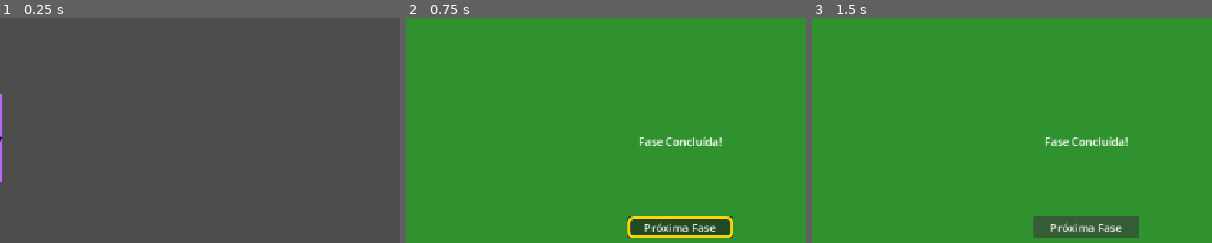
Above: before the commit, frames 1-3 (left to right).
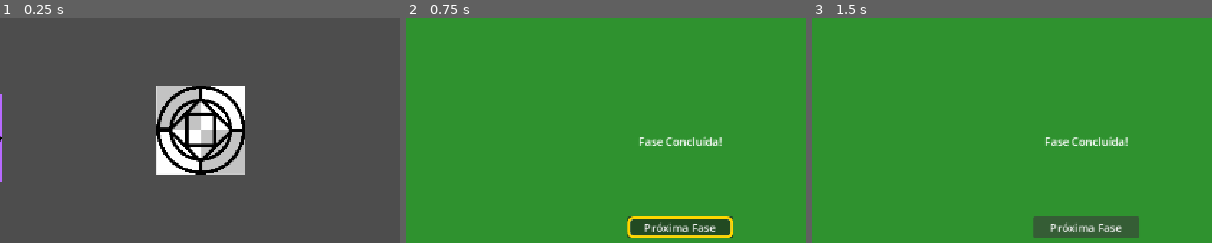
Above: after the commit, the same moments.

Repository: Equipe-Plasma/Switch-Shadow
Game: Godot game, scene res://fase/fase 8/fase_8.tscn
Same seed, same stepped clock (60 frames per second), same inputs: the game is played once before the commit and once after it. This scene is started directly instead of the project's main scene. The engine's default icon, where the game draws it, is replaced by a stand-in: a white triangle on a blue panel in a dark square.
Inputs:
- Up to frame 1 (0.25 s): no input
- Up to frame 2 (0.75 s): tap Enter (proxima_fase) at 0.5 s; hold D (mover_direita) from 0.53 s (still down); hold Enter (proxima_fase) from 0.53 s (still down)
- Up to frame 3 (1.5 s): release D (mover_direita) at 1.25 s; release Enter (proxima_fase) at 1.25 s; click "Próxima Fase" at 1.25 s
The pictures show only the part of the screen within x 16-66%, y 23-73%; the shares and areas given below are measured in that part.

The runs differ from the first frame. In frame 1, 8.5% of the frame differs, in the area x 39-62%, y 30-70%; in frame 2, nothing differs; in frame 3, nothing differs.

Commit message:
parede anti troca adicionado

Diff:
--- a/editor/mecanica/botao_pressao/botao_pressao.tscn
+++ b/editor/mecanica/botao_pressao/botao_pressao.tscn
@@ -1,7 +1,7 @@
 [gd_scene format=3 uid="uid://wup3oocdjljp"]
 
 [ext_resource type="Script" uid="uid://pvfxwwsgony0" path="res://editor/mecanica/botao_pressao/botao_pressao.gd" id="1_4r8hv"]
-[ext_resource type="Texture2D" uid="uid://cyyx32eujjx7a" path="res://assets/outros/Buttons Games Button Illustration, Ui, Buttons, Cartoonic PNG and Vector with Transparent Background for Free Download.jpg" id="2_dlfof"]
+[ext_resource type="Texture2D" uid="uid://cyyx32eujjx7a" path="res://assets/outros/temp_botao.jpg" id="2_dlfof"]
 
 [sub_resource type="RectangleShape2D" id="RectangleShape2D_g4v7s"]
 size = Vector2(200, 72)
--- /dev/null
+++ b/editor/paredes/parede_anti_troca/parede_anti_troca.gd
@@ -0,0 +1,57 @@
+@tool
+extends StaticBody2D
+
+@export var tamanho: Vector2 = Vector2(128, 128):
+	set(valor):
+		tamanho = Vector2(
+			maxf(valor.x, 16.0),
+			maxf(valor.y, 16.0)
+		)
+		atualizar_parede()
+
+@onready var textura: TextureRect = $Textura
+@onready var colisao: CollisionShape2D = $CollisionShape2D
+# Pega a Area2D filha que criamos para detectar a troca
+@onready var area_deteccao: Area2D = $AreaDeteccao
+@onready var colisao_area: CollisionShape2D = $AreaDeteccao/CollisionShape2D
+
+func _ready() -> void:
+	if not is_in_group("paredes_anti_troca"):
+		add_to_group("paredes_anti_troca")
+
+	# Configura o shape físico principal
+	if colisao.shape == null:
+		colisao.shape = RectangleShape2D.new()
+	else:
+		colisao.shape = colisao.shape.duplicate()
+
+	# Configura o shape da Area2D interna para usar o overlaps_body depois
+	if colisao_area.shape == null:
+		colisao_area.shape = RectangleShape2D.new()
+	else:
+		colisao_area.shape = colisao_area.shape.duplicate()
+
+	atualizar_parede()
+
+func atualizar_parede() -> void:
+	if not is_node_ready():
+		return
+
+	# Ajusta a textura
+	if textura:
+		textura.position = -tamanho / 2.0
+		textura.size = tamanho
+		textura.stretch_mode = TextureRect.STRETCH_TILE
+
+	# Ajusta a colisão física
+	if colisao and colisao.shape is RectangleShape2D:
+		colisao.shape.size = tamanho
+		colisao.position = Vector2.ZERO
+		# Deixe .disabled = true SE você quer que eles PASSEM POR CIMA dela andando.
+		# Deixe .disabled = false SE você quer que ela seja uma parede sólida E proíba a troca.
+		colisao.disabled = true
+
+	# Ajusta a colisão da área de detecção de troca
+	if colisao_area and colisao_area.shape is RectangleShape2D:
+		colisao_area.shape.size = tamanho
+		colisao_area.position = Vector2.ZERO
--- /dev/null
+++ b/editor/paredes/parede_anti_troca/parede_anti_troca.tscn
@@ -0,0 +1,41 @@
+[gd_scene format=3 uid="uid://do7u25nau3eb0"]
+
+[ext_resource type="Script" uid="uid://bq1mvnu1rusv0" path="res://editor/paredes/parede_anti_troca/parede_anti_troca.gd" id="1_oqikr"]
+[ext_resource type="Texture2D" uid="uid://bp08yhpr36gvb" path="res://assets/outros/sem_troca.png" id="1_whjpq"]
+
+[sub_resource type="RectangleShape2D" id="RectangleShape2D_123ki"]
+size = Vector2(128, 128)
+
+[sub_resource type="RectangleShape2D" id="RectangleShape2D_s3on5"]
+size = Vector2(128, 128)
+
+[node name="ParedeAntiTroca" type="StaticBody2D" unique_id=651491399 groups=["paredes_anti_troca"]]
+collision_layer = 3
+collision_mask = 3
+script = ExtResource("1_oqikr")
+
+[node name="Textura" type="TextureRect" parent="." unique_id=105984327]
+anchors_preset = 8
+anchor_left = 0.5
+anchor_top = 0.5
+anchor_right = 0.5
+anchor_bottom = 0.5
+offset_left = -64.0
+offset_top = -64.0
+offset_right = 64.0
+offset_bottom = 64.0
+grow_horizontal = 2
+grow_vertical = 2
+texture = ExtResource("1_whjpq")
+expand_mode = 1
+stretch_mode = 1
+
+[node name="CollisionShape2D" type="CollisionShape2D" parent="." unique_id=1655078272]
+shape = SubResource("RectangleShape2D_123ki")
+
+[node name="AreaDeteccao" type="Area2D" parent="." unique_id=42006574]
+collision_layer = 3
+collision_mask = 3
+
+[node name="CollisionShape2D" type="CollisionShape2D" parent="AreaDeteccao" unique_id=2124813014]
+shape = SubResource("RectangleShape2D_s3on5")
--- a/fase/fase 1/fase_1.gd
+++ b/fase/fase 1/fase_1.gd
@@ -87,9 +87,6 @@
 			mostrar = false # Bloqueia o if para sempre
 
 
-
-
-
 func avancar_para_proxima_fase() -> void:
 	if fase_concluida:
 		return
--- a/fase/fase 8/fase_8.gd
+++ b/fase/fase 8/fase_8.gd
@@ -54,6 +54,19 @@
 	var player_bate = player.test_move(trans_player_destino, Vector2.ZERO)
 	var sombra_bate = sombra.test_move(trans_sombra_destino, Vector2.ZERO)
 
+	if player_bate or sombra_bate:
+		print("Ação bloqueada: Personagem bateria na parede!")
+		return false
+
+	# 4. Verifica se há alguma parede anti-troca bloqueando a troca
+	for parede in get_tree().get_nodes_in_group("paredes_anti_troca"):
+		# Acessamos a AreaDeteccao que está dentro da parede
+		if parede.has_node("AreaDeteccao"):
+			var area = parede.get_node("AreaDeteccao")
+			if area.overlaps_body(player) or area.overlaps_body(sombra):
+				print("Ação bloqueada: Proibido trocar de lugar sobre a barreira anti-troca!")
+				return false
+
 	# Retorna verdadeiro apenas se ambos estiverem livres para a troca
 	return not (player_bate or sombra_bate)
 
--- a/fase/fase 8/fase_8.tscn
+++ b/fase/fase 8/fase_8.tscn
@@ -8,6 +8,7 @@
 [ext_resource type="PackedScene" uid="uid://dq80e6b58tnmu" path="res://menu/menu_pausa/menu_pausa.tscn" id="7_mb6o6"]
 [ext_resource type="PackedScene" uid="uid://cdy22u33xic2q" path="res://editor/portal_saida/portal_saida.tscn" id="8_2ew01"]
 [ext_resource type="PackedScene" uid="uid://g6bshavfposa" path="res://editor/paredes/parede_geral/parede_geral.tscn" id="9_mglbt"]
+[ext_resource type="PackedScene" uid="uid://do7u25nau3eb0" path="res://editor/paredes/parede_anti_troca/parede_anti_troca.tscn" id="10_t8rpf"]
 [ext_resource type="PackedScene" uid="uid://ca0sreux3v314" path="res://editor/sombras/sombra_reversa/sombra_reversa.tscn" id="10_vgkgr"]
 
 [node name="Fase8" type="Node2D" unique_id=800180011]
@@ -55,3 +56,6 @@
 position = Vector2(1136, 324)
 collision_mask = 257
 tamanho = Vector2(32, 584)
+
+[node name="ParedeAntiTroca" parent="." unique_id=651491399 instance=ExtResource("10_t8rpf")]
+position = Vector2(471, 308)
Binary file added: assets/outros/sem_troca.png
Not shown, added: assets/outros/sem_troca.png.import
Renamed: assets/outros/Buttons Games Button Illustration, Ui, Buttons, Cartoonic PNG and Vector with Transparent Background for Free Download.jpg -> assets/outros/temp_botao.jpg
Not shown, changed: assets/outros/temp_botao.jpg.import
Renamed: assets/outros/11976055-pixel-art-editavel-fechado-de-ilustracao-de-porta-de-madeira-para-desenvolvimento-de-jogos-ativos-de-jogos-poster-design-grafico-ativos-de-sites-vetor.jpg -> assets/outros/temp_porta.jpg
Not shown, changed: assets/outros/temp_porta.jpg.import
Not shown, added: editor/paredes/parede_anti_troca/parede_anti_troca.gd.uid
Not shown: 2 places in editor/paredes/parede_bloqueia_player/parede_bloqueia_player.tscn that only renumber resources
